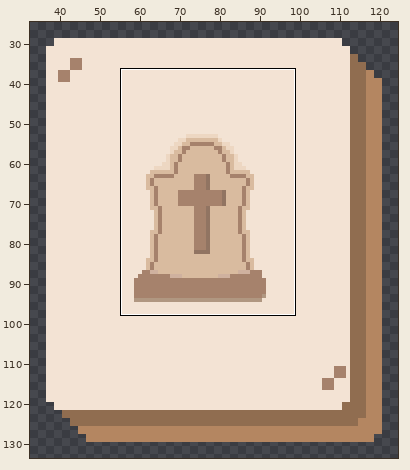
Two states of a pixel-art file, Aseprite Files/UI/Cemetery.aseprite. The first picture is a wide view before the edit; the outline marks the close-up.
Close-up. Earlier state:
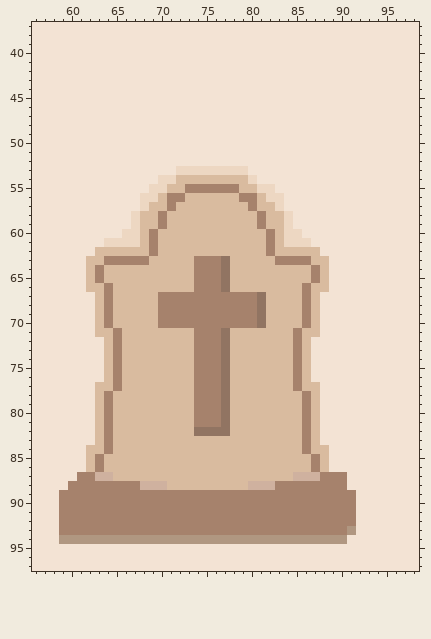
150x150 pixels, 1 frame. Shown: x 56..98, y 37..97. The wide view leaves out empty margins.
Now the later version:
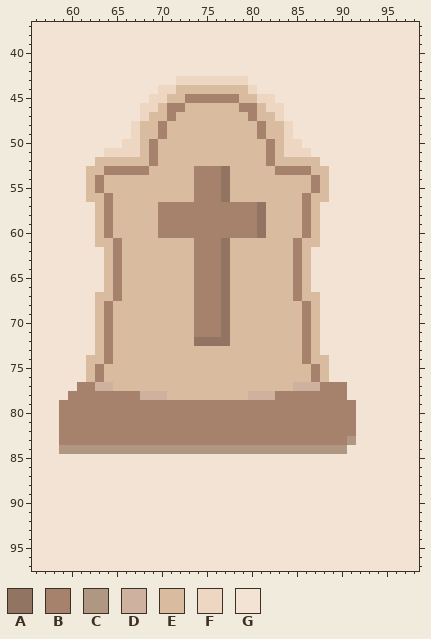
Palette (. is transparent): A #917462  B #a6826c  C #b09781  D #cfb19f  E #d9bb9f  F #edd7c2  G #f3e3d4
From old to new:
y 43: x 72..79 GGGGGGGG -> FFFFFFFF
y 44: x 70..80 GGGGGGGGGGG -> FFEEEEEEEEF
y 45: x 69..82 GGGGGGGGGGGGGG -> FFEEBBBBBBEEFF
y 46: x 68..83 GGGGGGGGGGGGGGGG -> FFEBBEEEEEEBBEFF
y 47: x 68..83 GGGGGGGGGGGGGGGG -> FEEBEEEEEEEEBEEF
y 48..49: x 67..84 GGGGGGGGGGGGGGGGGG -> FEEBEEEEEEEEEEBEEF
y 50: x 66..85 GGGGGGGGGGGGGGGGGGGG -> FFEBEEEEEEEEEEEEBEFF
y 51: x 64..86 GGGGGGGGGGGGGGGGGGGGGGG -> FFFFEBEEEEEEEEEEEEBEFFF
y 52: x 63..87 GGGGGGGGGGGGGGGGGGGGGGGGG -> EEEEEEBEEEEEEEEEEEEBEEEEE
y 53: x 62..88 GGGGGGGGGGFFFFFFFFGGGGGGGGG -> EEBBBBBEEEEEBBBAEEEEEBBBBEE
y 54: x 62..71 GGGGGGGGFF -> EBEEEEEEEE; x 74..77 EEEE -> BBBA; x 80..88 FGGGGGGGG -> EEEEEEEBE
y 55: x 62..70 GGGGGGGFF -> EBEEEEEEE; x 73 B -> E; x 77..78 BB -> AE; x 81..88 FFGGGGGG -> EEEEEEBE
y 56: x 62..69 GGGGGGFF -> EEBEEEEE; x 71..72 BB -> EE; x 74..77 EEEE -> BBBA; x 79..80 BB -> EE; x 82..88 FFGGGGG -> EEEEBEE
y 57: x 63..68 GGGGGF -> EBEEEE; x 70 E -> B; x 72..79 EEEEEEEE -> BBBBBBBB; x 81 E -> A; x 83..87 FGGGG -> EEEBE
y 58..59: x 63..67 GGGGF -> EBEEE; x 71..81 EEEEEEEEEEB -> BBBBBBBBBBA; x 84..87 FGGG -> EEBE
y 60: x 63..67 GGGFF -> EBEEE; x 69..82 BEEEEEEEEEEEEB -> EBBBBBBBBBBBAE; x 84..87 FFGG -> EEBE
y 61: x 63..67 GFFFF -> EEBEE; x 69 B -> E; x 74..77 EEEE -> BBBA; x 82 B -> E; x 84..87 FFFG -> EBEE
y 62: x 63 E -> G; x 65 E -> B; x 69 B -> E; x 74..77 EEEE -> BBBA; x 82 B -> E; x 85 E -> B; x 87 E -> G
y 63: x 62..64 EEB -> GGE; x 66..68 BBB -> EEE; x 83..84 BB -> EE; x 86..88 BEE -> EGG
y 64..65: x 62..63 EB -> GG; x 65 E -> B; x 85 E -> B; x 87..88 BE -> GG
y 66: x 62..65 EEBE -> GGEB; x 85..88 EBEE -> BEGG
y 67: x 64..65 BE -> EB; x 70..73 BBBB -> EEEE; x 77..81 BBBBA -> AEEEE; x 85..86 EB -> BE
y 68..70: x 70..73 BBBB -> EEEE; x 77..81 BBBBA -> AEEEE
y 71: x 64..65 EB -> BE; x 85..86 BE -> EB
y 72: x 63..65 GEB -> EBE; x 74..76 BBB -> AAA; x 85..87 BEG -> EBE
y 73: x 63..65 GEB -> EBE; x 74..77 BBBA -> EEEE; x 85..87 BEG -> EBE
y 74: x 62..65 GGEB -> EEBE; x 74..77 BBBA -> EEEE; x 85..88 BEGG -> EBEE
y 75..76: x 62..63 GG -> EB; x 65 B -> E; x 74..77 BBBA -> EEEE; x 85 B -> E; x 87..88 GG -> BE
y 77: x 61..65 GGEEB -> BBDDE; x 74..77 BBBA -> EEEE; x 85..90 BEEGGG -> DDDBBB
y 78: x 60..63 GGGE -> BBBB; x 65..70 EEEEEE -> BBBDDD; x 74..77 BBBA -> EEEE; x 80..85 EEEEEE -> DDDBBB; x 87..90 EGGG -> BBBB
y 79..81: x 59..63 GGGGE -> BBBBB; x 65..73 EEEEEEEEE -> BBBBBBBBB; x 77..85 AEEEEEEEE -> BBBBBBBBB; x 87..91 EGGGG -> BBBBB
y 82: x 59..63 GGGGE -> BBBBB; x 65..85 EEEEEEEEEAAAAEEEEEEEE -> BBBBBBBBBBBBBBBBBBBBB; x 87..91 EGGGG -> BBBBB
y 83: x 59..63 GGGGE -> BBBBB; x 65..85 EEEEEEEEEEEEEEEEEEEEE -> BBBBBBBBBBBBBBBBBBBBB; x 87..91 EGGGG -> BBBBC
y 84: x 59..90 GGGEEBEEEEEEEEEEEEEEEEEEEEEBEEGG -> CCCCCCCCCCCCCCCCCCCCCCCCCCCCCCCC
y 85..86: x 62..88 EBEEEEEEEEEEEEEEEEEEEEEEEBE -> GGGGGGGGGGGGGGGGGGGGGGGGGGG
y 87: x 61..90 BBDDEEEEEEEEEEEEEEEEEEEEDDDBBB -> GGGGGGGGGGGGGGGGGGGGGGGGGGGGGG
y 88: x 60..90 BBBBBBBBDDDEEEEEEEEEDDDBBBBBBBB -> GGGGGGGGGGGGGGGGGGGGGGGGGGGGGGG
y 89..92: x 59..91 BBBBBBBBBBBBBBBBBBBBBBBBBBBBBBBBB -> GGGGGGGGGGGGGGGGGGGGGGGGGGGGGGGGG
y 93: x 59..91 BBBBBBBBBBBBBBBBBBBBBBBBBBBBBBBBC -> GGGGGGGGGGGGGGGGGGGGGGGGGGGGGGGGG
y 94: x 59..90 CCCCCCCCCCCCCCCCCCCCCCCCCCCCCCCC -> GGGGGGGGGGGGGGGGGGGGGGGGGGGGGGGG
Changed places in both close-ups, as pixel boxes (x1, y1, x2, y2):
changed: (59, 76, 356, 544)
